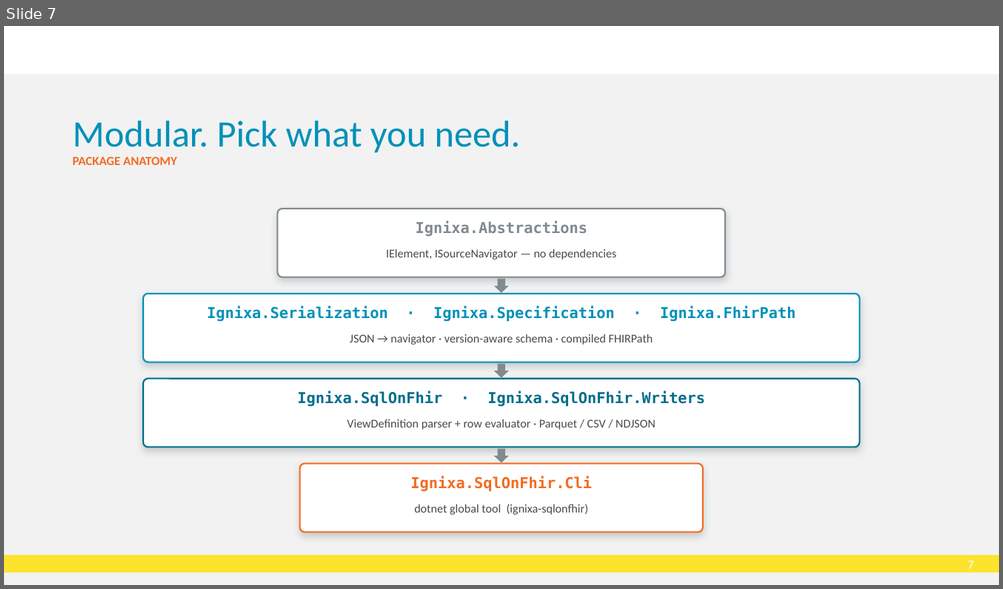
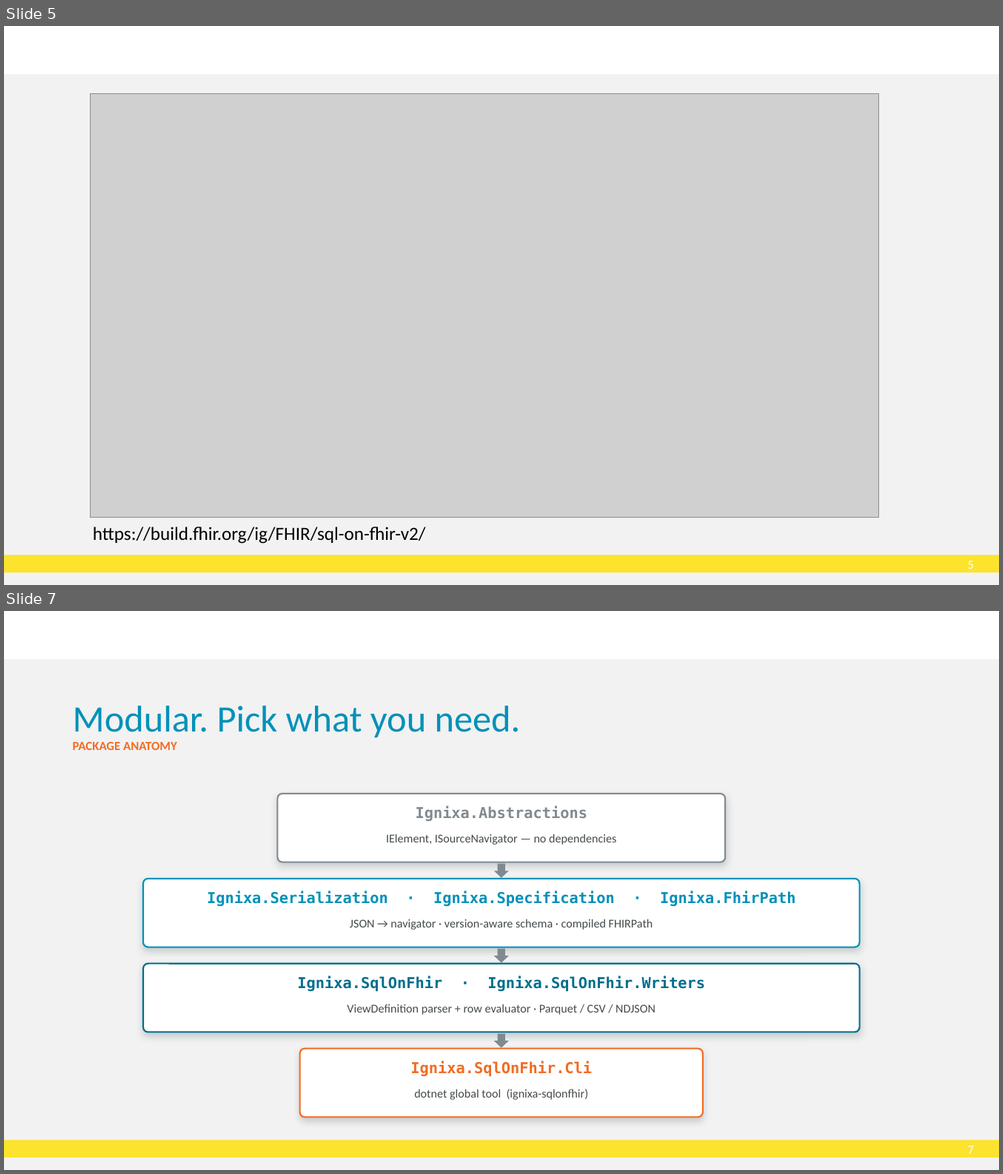
Before and after one commit to brendankowitz/FHIRDevDays2026, a slide deck: talks/talk1-sql-on-fhir/DD26_CT_260616_Brendan-Kowitz_SqlOnFhir.pptx. Shown one above the other, each under a label of ours: slide 7 before the commit, slides 5 and 7 after it; the slides between them are not shown. The pictures are 1003x589 and 1003x1174 pixels, drawn with LibreOffice and Linux fonts; fonts in the diff are those of the drawing; grey boxes stand for pictures; background and template pictures are left out. Boxes give left, top, right and bottom in pixels: in the first picture for what was removed or moved away, otherwise in the second. Text is boxed around its words. In the diff, an @@ line names an element or a change of style, - is before the commit and + after.

```diff
--- a/talks/talk1-sql-on-fhir/DD26_CT_260616_Brendan-Kowitz_SqlOnFhir.pptx
+++ b/talks/talk1-sql-on-fhir/DD26_CT_260616_Brendan-Kowitz_SqlOnFhir.pptx
@@ slide 5 added at (4, 26, 999, 585), background #FFFFFF; not listed: 4 template elements that a slide beside it also shows @@
@@ picture added at (91, 94, 879, 517) @@
@@ text added at (93, 527, 426, 544), 18 pt, text #000000 @@
+https://build.fhir.org/ig/FHIR/sql-on-fhir-v2/
```
Also in this commit, not shown: 8 slides changed, 1 other slide added.
